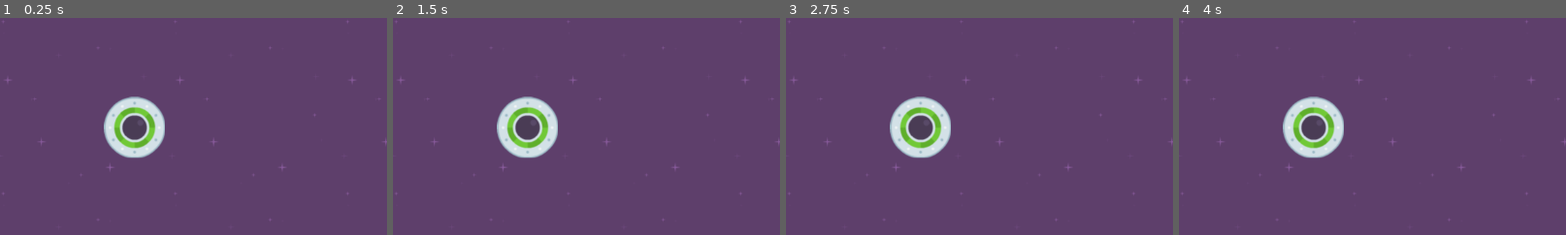
Above: before the commit, frames 1-4 (left to right).
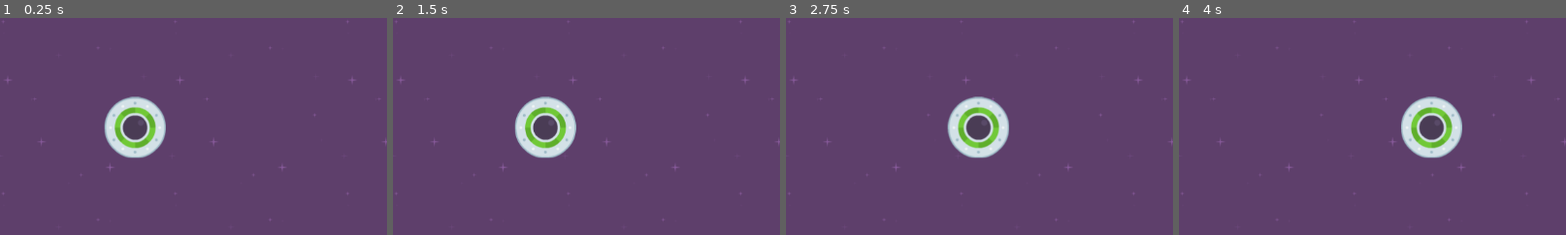
Above: after the commit, the same moments.

Repository: Lefasto/speedy_saucer
Game: Godot game, scene res://level_1.tscn
The game is run twice, just before and just after one commit, with the same random seed, the same clock (stepped at 60 frames per second) and the same inputs.
Inputs:
- Up to frame 1 (0.25 s): no input
- Up to frame 2 (1.5 s): no input
- Up to frame 3 (2.75 s): no input
- Up to frame 4 (4 s): no input
The pictures show only the part of the screen within x 33-83%, y 19-69%; the shares and areas given below are measured in that part.

The runs differ from the first frame. In frame 1, 0.5% of the frame differs, in the area x 26-43%, y 38-63%; in frame 2, 4.5%; in frame 3, 6.1%; in frame 4, 6.2%, in the area x 26-74%, y 36-65%.

Commit message:
test apply_force method

Diff:
--- a/player.gd
+++ b/player.gd
@@ -3,8 +3,10 @@
 
 # Called when the node enters the scene tree for the first time.
 func _ready() -> void:
-	test()
+	pass
 
+func _process(delta: float) -> void:
+	pass
 
-func test() -> void:
-	print("This is the Player function!")
+func _physics_process(delta: float) -> void:
+	apply_force(Vector2(25, 0))
